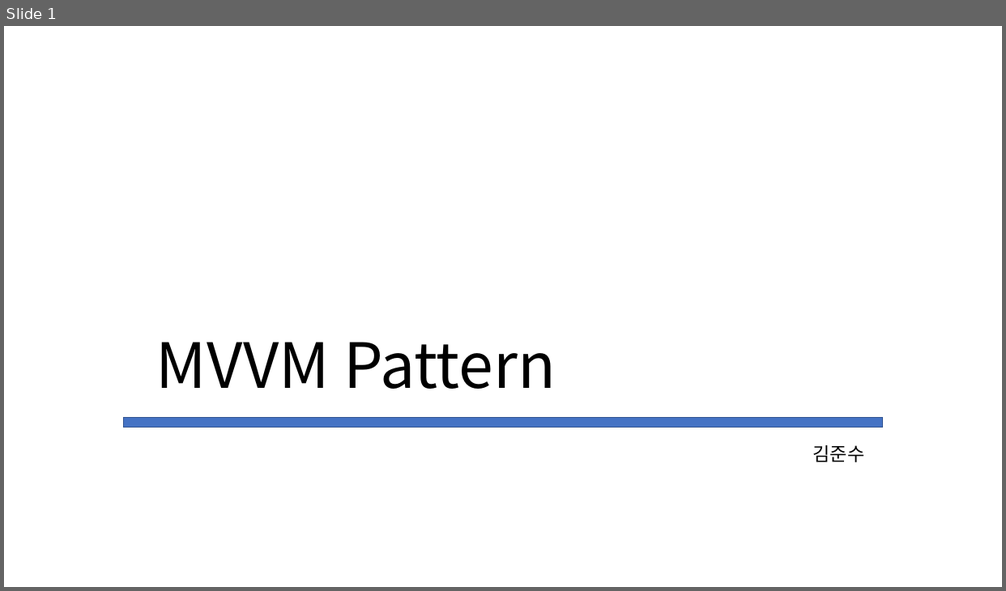
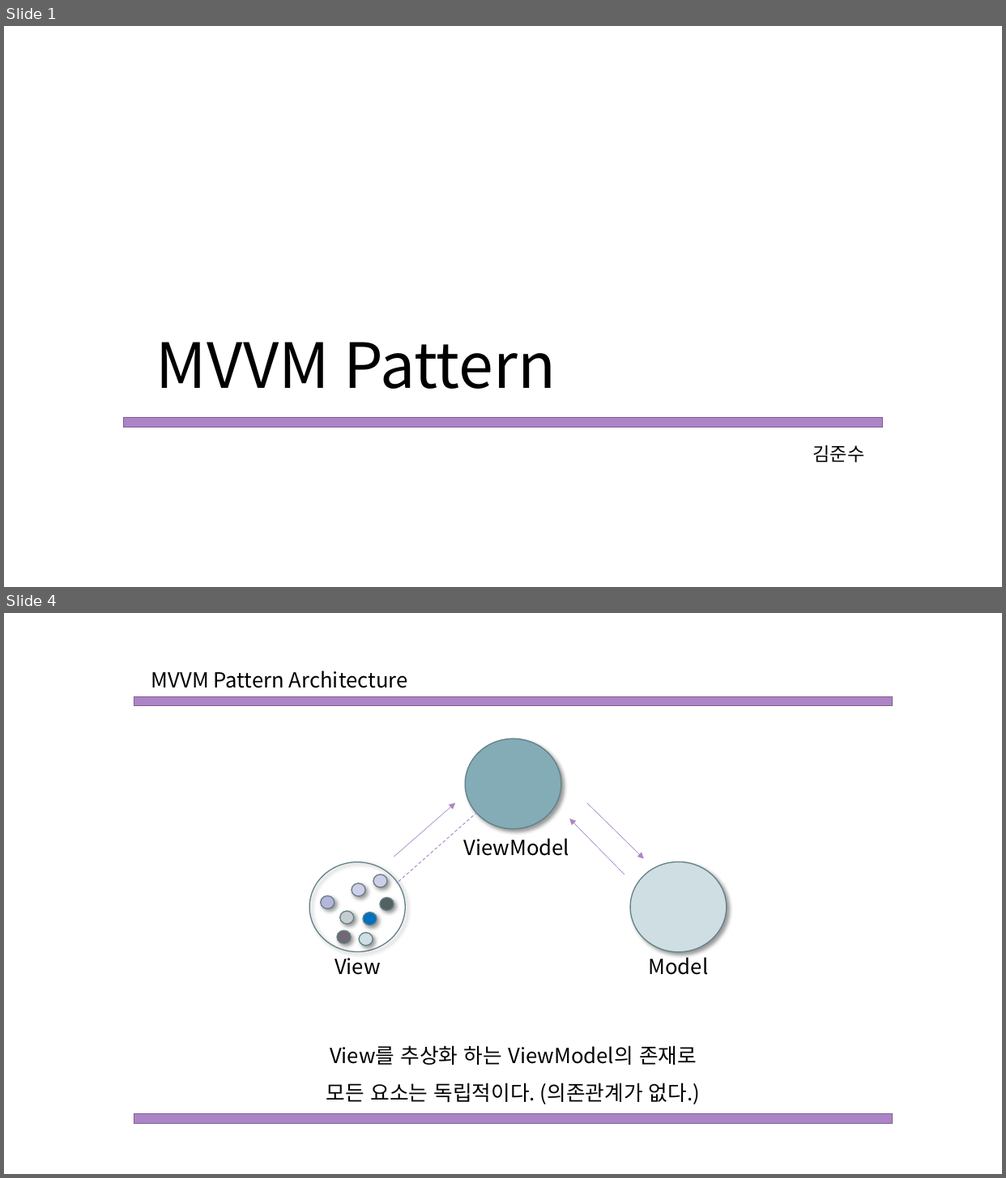
Before and after one commit to Mikusnuz/MyPractice, a slide deck: Study/MVVM.pptx. Shown one above the other, each under a label of ours: slide 1 before the commit, slides 1 and 4 after it; the slides between them are not shown. The pictures are 1006x591 and 1006x1178 pixels, drawn with LibreOffice and Linux fonts; fonts in the diff are those of the drawing. Boxes give left, top, right and bottom in pixels: in the first picture for what was removed or moved away, otherwise in the second. Text is boxed around its words. In the diff, an @@ line names an element or a change of style, - is before the commit and + after.

```diff
--- a/Study/MVVM.pptx
+++ b/Study/MVVM.pptx
@@ slide 4 added at (4,613,1002,1174), background #FFFFFF @@
@@ text added at (151,671,408,688), 20 pt, text #000000 @@
+MVVM Pattern Architecture
@@ rectangle added at (134,697,893,707), fill #AD84C6, outline #806292 1 pt @@
@@ ellipse added at (465,739,561,829), fill #84ACB6, outline #627F87 1 pt @@
@@ arrow added from (394, 857) to (455, 803), #AD84C6 0.5 pt @@
@@ arrow added from (587, 803) to (644, 858), #AD84C6 0.5 pt @@
@@ line added from (477, 812) to (396, 884), #AD84C6 0.75 pt dashed @@
@@ arrow added from (624, 875) to (570, 819), #AD84C6 0.5 pt @@
@@ text added at (463,838,569,856), 20 pt, text #000000 @@
+ViewModel
@@ ellipse added at (309,862,405,952), outline #627F87 1 pt @@
@@ ellipse added at (373,875,387,887), fill #CFCEE9, outline #627F87 1 pt @@
@@ ellipse added at (631,862,727,953), fill #CEDEE2, outline #627F87 1 pt @@
@@ ellipse added at (321,896,335,909), fill #B7B5DD, outline #627F87 1 pt @@
@@ ellipse added at (351,884,365,896), fill #CFCEE9, outline #627F87 1 pt @@
@@ ellipse added at (380,897,394,910), fill #536162, outline #627F87 1 pt @@
@@ ellipse added at (340,911,355,924), fill #C5CDCE, outline #627F87 1 pt @@
@@ ellipse added at (363,913,377,925), fill #0070C0, outline #627F87 1 pt @@
@@ ellipse added at (337,931,351,943), fill #736773, outline #627F87 1 pt @@
@@ ellipse added at (359,933,373,945), fill #CEDEE2, outline #627F87 1 pt @@
@@ text added at (334,958,381,975), 20 pt, text #000000 @@
+View
@@ text added at (649,953,709,975), 20 pt, text #000000 @@
+Model
@@ text added at (326,1046,700,1105), 20 pt, text #000000 @@
+View를 추상화 하는 ViewModel의 존재로
+모든 요소는 독립적이다. (의존관계가 없다.)
@@ rectangle added at (134,1114,893,1123), fill #AD84C6, outline #806292 1 pt @@
@@ slide 1 changed as well @@
@@ rectangle at (124,417,883,427): fill #4472C4 to #AD84C6; outline #325491 1 pt to #806292 1 pt @@
```
Also in this commit, not shown: 5 other slides added, 1 slide removed, 3 other files.
